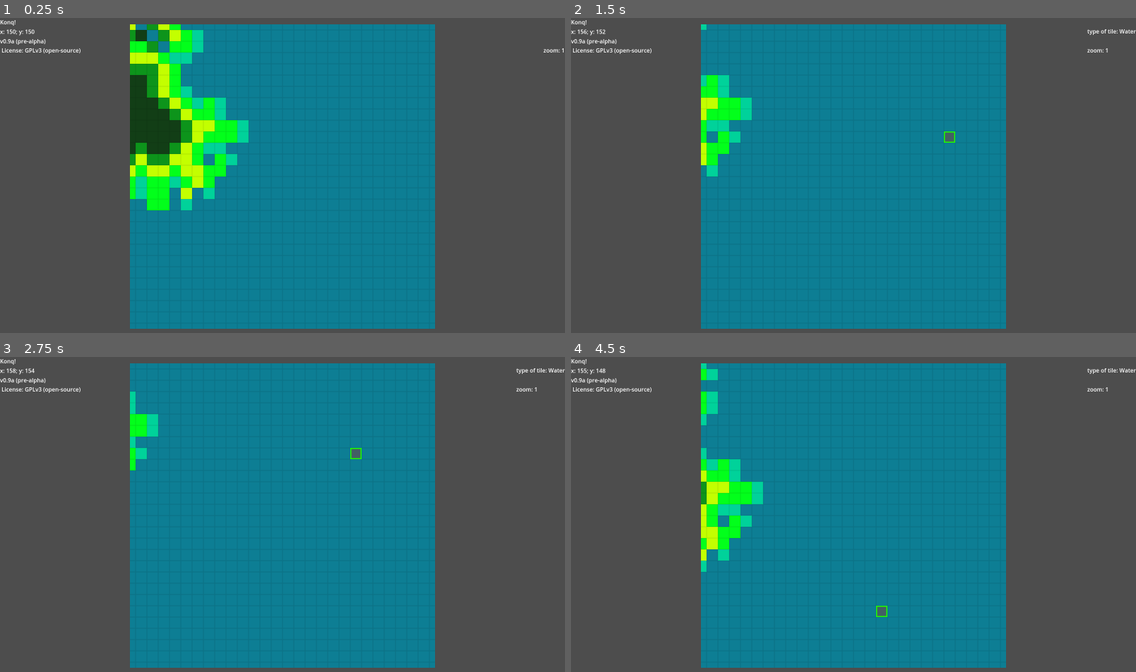
Above: before the commit, frames 1-4 (two rows, left to right).
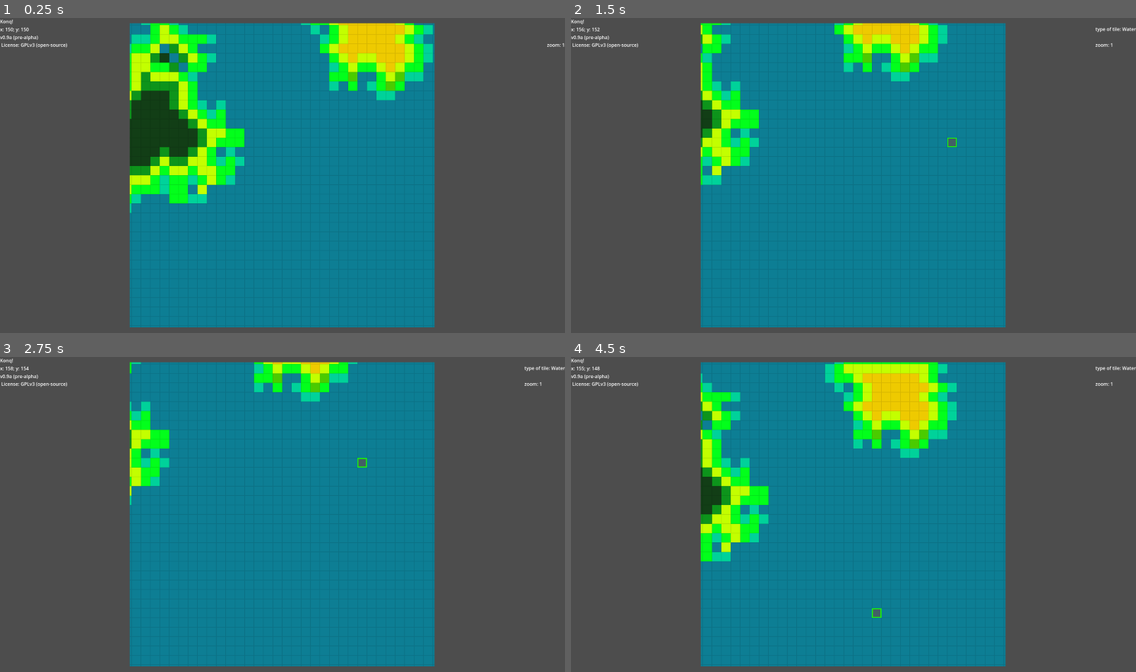
Above: after the commit, the same moments.

Repository: jenca-adam/konq
Game: Godot game, scene res://root.tscn
Same seed, same stepped clock (60 frames per second), same inputs: the game is played once before the commit and once after it.
Inputs (mouse positions are in pixels of both pictures, inside the frame that each line leads up to):
- Up to frame 1 (0.25 s): no input
- Up to frame 2 (1.5 s): tap Enter at 0.5 s; move the mouse to (977, 159) at 0.52 s; hold Right (map_move_right) 0.53-1.28 s; click (977, 159) at 0.67 s; tap 0 (map_zoom_reset) at 1.25 s; move the mouse to (740, 191) at 1.27 s; hold Down (map_move_down) from 1.28 s (still down)
- Up to frame 3 (2.75 s): tap 0 (map_zoom_reset) at 2 s; move the mouse to (339, 445) at 2.02 s; release Down (map_move_down) at 2.03 s; hold Right (map_move_right) from 2.03 s (still down)
- Up to frame 4 (4.5 s): tap 0 (map_zoom_reset) at 2.75, 3.5 s; move the mouse to (825, 577) at 2.77 s; release Right (map_move_right) at 2.78 s; hold Up (map_move_up) 2.78-3.53 s; click (825, 577) at 2.92 s; move the mouse to (1023, 561) at 3.52 s; hold Left (map_move_left) from 3.53 s (still down); tap Escape (close_dialog) at 4.15 s; move the mouse to (684, 467) at 4.27 s

The runs differ from the first frame. In frame 1, 11% of the frame differs, in the area x 0-100%, y 0-99%; in frame 2, 6.5%; in frame 3, 4.0%; in frame 4, 9.9%.

Commit message:
fixed zooming, made the special button kinda work

Diff:
--- a/konq/build_dialog_entry.tscn
+++ b/konq/build_dialog_entry.tscn
@@ -47,6 +47,7 @@
 "
 
 [node name="img" type="TextureRect" parent="panel/margin_inner/horizontal_spacing/name/title"]
+texture_filter = 1
 layout_mode = 2
 texture = ExtResource("2_dbk8m")
 stretch_mode = 5
--- a/konq/build_dialog_viewport.gd
+++ b/konq/build_dialog_viewport.gd
@@ -11,11 +11,21 @@
 		if $/root/root.buildings_map[new_t.y][new_t.x] == game.TILE_BUILDING_PORT:
 			return [true, "Build"]
 	return [false, "Not next to a Port"]
+var CAN_PLACE={
+	game.TILE_BUILDING_SHIPYARD: can_place_shipyard
+}
+func create_building_struct(tile_id):
+	return [game.TILE_NAMES[tile_id], game.TILE_DESCRIPTIONS.get(tile_id, "No description available."), tile_id, CAN_PLACE.get(tile_id, always_enable)]
+@onready
+var BUILDING_FISHING_SITE=create_building_struct(game.TILE_BUILDING_FISHING_SITE)
+@onready
+var BUILDING_PORT=create_building_struct(game.TILE_BUILDING_PORT)
+@onready
+var BUILDING_LUMBERJACKS_LODGE=create_building_struct(game.TILE_BUILDING_LUMBERJACKS_LODGE)
+@onready
+var BUILDING_SHIPYARD=create_building_struct(game.TILE_BUILDING_SHIPYARD)
 
-
-var BUILDING_FISHING_SITE=["Fishing site", "Allows gathering of Fish", game.TILE_BUILDING_FISHING_SITE, always_enable]
-var BUILDING_PORT=["Port", "Lets ships go to sea", game.TILE_BUILDING_PORT, always_enable]
-var BUILDING_SHIPYARD=["Shipyard", "Allows the construction of ships. Must be built next to a port.", game.TILE_BUILDING_SHIPYARD, can_place_shipyard]
+@onready
 var AVAILABLE_BUILDINGS={
 	game.TILE_WATER: [
 		BUILDING_FISHING_SITE,
@@ -26,6 +36,12 @@
 		BUILDING_FISHING_SITE,
 		BUILDING_SHIPYARD,
 	],
+	game.TILE_FOREST: [
+		BUILDING_LUMBERJACKS_LODGE,
+	],
+	game.TILE_JUNGLE: [
+		BUILDING_LUMBERJACKS_LODGE
+	]
 }
 func get_tile_texture(tileid):
 	return tset.get_source(tileid).texture
@@ -36,7 +52,7 @@
 	var sgn:Signal=entry.setup(entry_name,entry_dsc,entry_tileid,texture,enabled)
 	sgn.connect(func():close();get_tree().get_root().get_node("root").build_building.emit(entry_tileid))
 	$scroll/entries.add_child(entry)
-func create_entries(tile_type,tile):
+func create_entries(tile_type,tile, map):
 	print(tile_type)
 	var entries=$scroll/entries
 	for entry in entries.get_children():
@@ -60,3 +76,7 @@
 # Called every frame. 'delta' is the elapsed time since the previous frame.
 func _process(delta):
 	pass
+
+
+func _on_cancel_build_pressed():
+	close()
--- /dev/null
+++ b/konq/buildings.gd
@@ -0,0 +1,10 @@
+extends Node
+const game = preload("res://root.gd")
+const TILEID_CLASSES={
+	game.TILE_BUILDING_LUMBERJACKS_LODGE : "LumberjacksLodge",
+	game.TILE_BUILDING_FISHING_SITE: "FishingSite"
+}
+const TILEID_SCENES = {
+	game.TILE_BUILDING_LUMBERJACKS_LODGE: "res://gathering_unit.tscn",
+	game.TILE_BUILDING_FISHING_SITE: "res://gathering_unit.tscn"
+}
--- /dev/null
+++ b/konq/cam.gd
@@ -0,0 +1,22 @@
+extends Camera2D
+@export
+var ZOOM_FACTOR=0.5
+# Function to zoom at a specific point
+func zoom_at_point(target_point: Vector2, zoom_factor: float):
+	# Current zoom and offset
+	print("TP", target_point)
+	print(target_point+offset-get_viewport_rect().size/2)
+
+
+
+	# Calculate the new zoom
+	var new_zoom = zoom * zoom_factor
+	var viewport_size=get_viewport_rect().size
+	var new_offset =  lerp(offset,(target_point + offset - viewport_size/ 2),min(1,ZOOM_FACTOR/zoom.x))
+
+
+	# Apply the new zoom and offset
+	zoom = new_zoom
+	offset = new_offset
+
+# Example usage
--- /dev/null
+++ b/konq/fishing_site.gd
@@ -0,0 +1,26 @@
+class_name FishingSite extends "res://gathering_unit_cls.gd"
+var pos
+var map
+
+
+func get_modifiers():
+	return [1,1.2,1.5,1.7,2,2.3,2.5]
+func get_upgrade_costs():
+	return [100, 150, 200, 250, 300,400,500,600,700]
+func get_unit_id():
+	return 28
+func get_unit_name():
+	return "FishingSite"
+
+func get_material():
+	return "res://fishing.png"
+func get_income():
+	return 1
+
+
+func _ready():
+	pass
+
+func _init(p,m):
+	pos=p
+	map=m
--- /dev/null
+++ b/konq/gathering_unit.gd
@@ -0,0 +1,20 @@
+extends Panel
+const HOWMUCH_FMT="This %s makes %d [img]%s[/img] per turn."
+
+func setup(unit_name, unit_desc, income, unit_img, material_img, upgrade_cost):
+	$vbox/title/UNIT_NAME.text=unit_name
+	$vbox/title/UNIT_IMG.texture=unit_img
+	$vbox/MarginContainer/Panel/MarginContainer/HBoxContainer/UNIT_IMG.texture=unit_img
+	$vbox/MarginContainer/Panel/MarginContainer/HBoxContainer/VBoxContainer/UNIT_DESC.text=unit_desc
+	$vbox/MarginContainer/Panel/MarginContainer/HBoxContainer/VBoxContainer2/B_UPGRADE.text="%s Upgrade"%upgrade_cost
+	$vbox/MarginContainer/Panel/MarginContainer/HBoxContainer/VBoxContainer/UNIT_HOWMUCH.text=HOWMUCH_FMT%[unit_name, income, material_img]
+
+
+# Called when the node enters the scene tree for the first time.
+func _ready():
+	pass # Replace with function body.
+
+
+# Called every frame. 'delta' is the elapsed time since the previous frame.
+func _process(delta):
+	pass
--- /dev/null
+++ b/konq/gathering_unit.tscn
@@ -0,0 +1,129 @@
+[gd_scene load_steps=6 format=3 uid="uid://dg4p3hsiqtxq2"]
+
+[ext_resource type="Script" path="res://gathering_unit.gd" id="1_a6ni3"]
+[ext_resource type="Texture2D" uid="uid://byew07yex5j5k" path="res://carpenter.png" id="2_fbypp"]
+[ext_resource type="Texture2D" uid="uid://kdotsphloq42" path="res://coins.png" id="3_ho4n4"]
+
+[sub_resource type="StyleBoxFlat" id="StyleBoxFlat_spvlx"]
+bg_color = Color(0.241156, 0.241156, 0.241156, 1)
+corner_radius_top_left = 10
+corner_radius_top_right = 10
+corner_radius_bottom_right = 10
+corner_radius_bottom_left = 10
+corner_detail = 20
+
+[sub_resource type="StyleBoxFlat" id="StyleBoxFlat_n08rl"]
+bg_color = Color(0.435192, 0.435192, 0.435192, 1)
+border_color = Color(0.497474, 0.497474, 0.497473, 1)
+corner_radius_top_left = 10
+corner_radius_top_right = 10
+corner_radius_bottom_right = 10
+corner_radius_bottom_left = 10
+
+[node name="gathering_unit" type="Panel"]
+anchors_preset = 15
+anchor_right = 1.0
+anchor_bottom = 1.0
+offset_right = -840.0
+grow_horizontal = 2
+grow_vertical = 2
+size_flags_horizontal = 3
+size_flags_vertical = 3
+theme_override_styles/panel = SubResource("StyleBoxFlat_spvlx")
+script = ExtResource("1_a6ni3")
+
+[node name="vbox" type="VBoxContainer" parent="."]
+layout_mode = 0
+offset_right = 1080.0
+offset_bottom = 216.0
+alignment = 1
+
+[node name="title" type="HBoxContainer" parent="vbox"]
+layout_mode = 2
+alignment = 1
+
+[node name="UNIT_IMG" type="TextureRect" parent="vbox/title"]
+texture_filter = 1
+layout_mode = 2
+texture = ExtResource("2_fbypp")
+expand_mode = 2
+
+[node name="UNIT_NAME" type="Label" parent="vbox/title"]
+layout_mode = 2
+size_flags_horizontal = 4
+size_flags_vertical = 0
+theme_override_font_sizes/font_size = 55
+text = "UNIT_NAME
+"
+
+[node name="MarginContainer" type="MarginContainer" parent="vbox"]
+layout_mode = 2
+size_flags_vertical = 3
+theme_override_constants/margin_left = 10
+theme_override_constants/margin_top = 10
+theme_override_constants/margin_right = 10
+theme_override_constants/margin_bottom = 10
+
+[node name="Panel" type="Panel" parent="vbox/MarginContainer"]
+layout_mode = 2
+theme_override_styles/panel = SubResource("StyleBoxFlat_n08rl")
+
+[node name="MarginContainer" type="MarginContainer" parent="vbox/MarginContainer/Panel"]
+layout_mode = 2
+offset_right = 1060.0
+offset_bottom = 115.0
+theme_override_constants/margin_left = 10
+theme_override_constants/margin_top = 10
+theme_override_constants/margin_right = 10
+theme_override_constants/margin_bottom = 10
+
+[node name="HBoxContainer" type="HBoxContainer" parent="vbox/MarginContainer/Panel/MarginContainer"]
+layout_mode = 2
+
+[node name="UNIT_IMG" type="TextureRect" parent="vbox/MarginContainer/Panel/MarginContainer/HBoxContainer"]
+texture_filter = 1
+layout_mode = 2
+size_flags_horizontal = 0
+texture = ExtResource("2_fbypp")
+expand_mode = 2
+
+[node name="VBoxContainer" type="VBoxContainer" parent="vbox/MarginContainer/Panel/MarginContainer/HBoxContainer"]
+layout_mode = 2
+size_flags_horizontal = 3
+size_flags_vertical = 4
+
+[node name="UNIT_DESC" type="RichTextLabel" parent="vbox/MarginContainer/Panel/MarginContainer/HBoxContainer/VBoxContainer"]
+layout_mode = 2
+size_flags_vertical = 3
+theme_override_font_sizes/normal_font_size = 20
+text = "UNIT_DESC
+"
+fit_content = true
+scroll_active = false
+
+[node name="UNIT_HOWMUCH" type="RichTextLabel" parent="vbox/MarginContainer/Panel/MarginContainer/HBoxContainer/VBoxContainer"]
+layout_mode = 2
+theme_override_font_sizes/normal_font_size = 20
+bbcode_enabled = true
+text = "This (UNIT_NAME) is making (INCOME) (IMG) per turn"
+fit_content = true
+scroll_active = false
+autowrap_mode = 0
+
+[node name="VBoxContainer2" type="VBoxContainer" parent="vbox/MarginContainer/Panel/MarginContainer/HBoxContainer"]
+layout_mode = 2
+size_flags_horizontal = 8
+
+[node name="B_UPGRADE" type="Button" parent="vbox/MarginContainer/Panel/MarginContainer/HBoxContainer/VBoxContainer2"]
+layout_mode = 2
+size_flags_horizontal = 10
+size_flags_vertical = 4
+theme_override_font_sizes/font_size = 20
+text = "(PRICE) Upgrade"
+icon = ExtResource("3_ho4n4")
+
+[node name="B_CVG" type="Button" parent="vbox/MarginContainer/Panel/MarginContainer/HBoxContainer/VBoxContainer2"]
+layout_mode = 2
+theme_override_font_sizes/font_size = 20
+text = "Show coverage
+"
--- /dev/null
+++ b/konq/gathering_unit_cls.gd
@@ -0,0 +1,26 @@
+class_name GatheringUnit
+
+var upgrade_lvl = 0
+var income = 0
+const game = preload("res://root.gd")
+const tset:TileSet = preload("res://tilemap.tres")
+
+func get_tile_texture(tileid):
+	return tset.get_source(tileid).texture
+func get_unit_id():
+	pass
+func get_unit_desc():
+	return game.TILE_DESCRIPTIONS.get(get_unit_id(),"No description available")
+func get_income():
+	pass
+func get_modifiers():
+	pass
+func refresh_values():
+	income = get_income()*get_modifiers()[upgrade_lvl]
+func get_material():
+	pass
+func get_upgrade_costs():
+	pass
+func get_args():
+	refresh_values()
+	return [game.TILE_NAMES[get_unit_id()], get_unit_desc(), income, get_tile_texture(get_unit_id()), get_material(), get_upgrade_costs()[upgrade_lvl] ]
--- /dev/null
+++ b/konq/lumberjacks_lodge.gd
@@ -0,0 +1,26 @@
+class_name LumberjacksLodge extends "res://gathering_unit_cls.gd"
+var pos
+var map
+
+
+func get_modifiers():
+	return [1,1.2,1.5,1.7,2,2.3,2.5]
+func get_upgrade_costs():
+	return [100, 150, 200, 250, 300,400,500,600,700]
+func get_unit_id():
+	return 31
+func get_unit_name():
+	return "Lumberjack's Lodge"
+
+func get_material():
+	return "res://wood.png"
+func get_income():
+	return 1
+
+
+func _ready():
+	pass
+
+func _init(p,m):
+	pos=p
+	map=m
--- a/konq/project.godot
+++ b/konq/project.godot
@@ -20,10 +20,9 @@
 
 [display]
 
-window/size/viewport_width=1600
-window/size/viewport_height=900
+window/size/viewport_width=1920
+window/size/viewport_height=1080
 window/size/mode=3
-window/size/borderless=true
 window/stretch/mode="viewport"
 window/stretch/aspect="ignore"
 
@@ -84,3 +83,4 @@
 
 renderer/rendering_method="gl_compatibility"
 renderer/rendering_method.mobile="gl_compatibility"
+2d/snap/snap_2d_vertices_to_pixel=true
--- a/konq/root.gd
+++ b/konq/root.gd
@@ -1,6 +1,8 @@
 extends Node2D
+
 var map=[]
 var buildings_map=[]
+var building_classes_map=[]
 var terrain_map=[]
 var map_node_zoom_0_pos
 var tileSize
@@ -72,6 +74,7 @@
 const TILE_BUILDING_FISHING_SITE=28
 const TILE_BUILDING_PORT=29
 const TILE_BUILDING_SHIPYARD=30
+const TILE_BUILDING_LUMBERJACKS_LODGE=31
 const TILE_HILLS_OVERLAY=61
 const TILE_MOUNTAINS_OVERLAY=62
 const TILE_SELECTED=63
@@ -111,7 +114,14 @@
 	TILE_MARSHES: "Marshes",
 	TILE_BUILDING_FISHING_SITE: "Fishing Site",
 	TILE_BUILDING_PORT: "Port",
-	TILE_BUILDING_SHIPYARD: "Shipyard"
+	TILE_BUILDING_SHIPYARD: "Shipyard",
+	TILE_BUILDING_LUMBERJACKS_LODGE: "Lumberjack's Lodge",
+}
+const TILE_DESCRIPTIONS = {
+	TILE_BUILDING_FISHING_SITE: "Gathers Fish in its area",
+	TILE_BUILDING_PORT: "Lets ships go to sea",
+	TILE_BUILDING_SHIPYARD: "Allows the construction of ships. Must be built next to a Port.",
+	TILE_BUILDING_LUMBERJACKS_LODGE: "Gathers Wood in its area"
 }
 const CLIMATE_NAMES={
 	CLIMATE_COLD:"Cold",
@@ -119,6 +129,10 @@
 	CLIMATE_TROPICAL:"Tropical"
 }
 const no = preload("res://no.png")
+var CLASSMAP = {
+	"LumberjacksLodge":LumberjacksLodge,
+	"FishingSite":FishingSite,
+}
 var tileToIslandMap={}
 var islandDetails=[]
 @export
@@ -131,16 +145,21 @@
 var minNIslands:int
 @export
 var maxNIslands:int
+@onready
+var buildings = load("res://buildings.gd")
+func zoom_at(zoomdiff, point):
+	pass
 func _input(event):
 	if mapActive:
 		if Input.is_action_pressed("map_move_up"):
 			#if posy>ceil($map_viewport.size.y/zoom/tileSize/2.0):
-			map_node.translate(Vector2(0,tileSize))
+			$map_viewport/cam.offset-=(Vector2(0,tileSize))
 			posy-=1
 		if Input.is_action_pressed("map_move_down"):
 			#print(map_node.position.y,-mapSize*tileSize)
 			#if map_node.position.y>((-mapSize+1)*tileSize+get_viewport_rect().size.y/zoom):
-			map_node.translate(Vector2(0,-tileSize))
+			#map_node.translate(Vector2(0,-tileSize))
+			$map_viewport/cam.offset-=(Vector2(0,-tileSize))
 			posy+=1
 		if Input.is_action_just_pressed("regenerate"):
 
@@ -150,24 +169,34 @@
 			#print(mapSize-posx)
 			#print($map_viewport.size.x*zoom/tileSize/2.0)
 			#if (mapSize-posx)>ceil($map_viewport.size.x/zoom/tileSize/2.0):
-			map_node.translate(Vector2(-tileSize,-0))
+			#map_node.translate(Vector2(-tileSize,-0))
+			$map_viewport/cam.offset-=(Vector2(-tileSize,0))
 			posx+=1
 		if Input.is_action_pressed("map_move_left"):
 			#print($map_viewport.size.x/zoom/tileSize/2.0)
 
-			map_node.translate(Vector2(tileSize,0))
+			$map_viewport/cam.offset-=(Vector2(tileSize,0))
 			posx-=1
 		if Input.is_action_just_pressed("map_zoom_reset"):
 			zoom=1
 			$map_viewport/cam.zoom=Vector2(zoom,zoom)
 		if Input.is_action_just_pressed("map_zoom_full"):
 			#map_node.position=map_node_zoom_0_pos
-			zoom=(864.0/tileSize)/mapSize
+			zoom=(1036.0/tileSize)/mapSize
 			$map_viewport/cam.zoom=Vector2(zoom,zoom)
 		if Input.is_action_pressed("map_zoom_in"):
 			zoom=min(zoom*1.1,10)
-			$map_viewport/cam.zoom=Vector2(zoom,zoom)
-
+			#print((event.position-$TextureRect.position))
+			var oo = $map_viewport/cam.offset
+			$map_viewport/cam.zoom_at_point((event.position-$TextureRect.position), 1.1)
+			var do = $map_viewport/cam.offset-oo
+			### TODO: set posx, posy according to the changed cam offset
+			posx += do.x/tileSize
+			posy += do.y/tileSize
+
+
+			#print(map_node.position)
+			#$map_viewport/cam.z
 			#print(map_node.position)
 		if Input.is_action_pressed("map_zoom_out"):
 
@@ -200,8 +229,8 @@
 	return m
 func add_ice(m):
 	for x in range(mapSize):
-		var upper_dist=randi_range(20,25)
-		var lower_dist=randi_range(20,25)
+		var upper_dist=randi_range(mapSize/15,mapSize/14)
+		var lower_dist=randi_range(mapSize/15,mapSize/14)
 		for y in range(upper_dist):
 			m[y][x]=TILE_ICE
 		for y in range(mapSize-lower_dist,mapSize):
@@ -447,6 +476,7 @@
 	#print(map)
 	terrain_map=empty_map(terrain_map,TILE_EMPTY)
 	buildings_map=empty_map(buildings_map,-1)
+	building_classes_map=empty_map(building_classes_map, null)
 	for i in range(randi_range(minNIslands, maxNIslands)):
 		add_island(map,terrain_map)
 	for i in range(mapSize):
@@ -514,8 +544,8 @@
 	print(get_viewport_rect().size)
 	map_node=$map_viewport/cam/map
 	tileSize=map_node.tile_set.tile_size.x
-	map_node_zoom_0_pos=Vector2((-mapSize/2)*tileSize,(-mapSize/2)*tileSize)
-	map_node.translate(map_node_zoom_0_pos)
+	$map_viewport/cam.offset=-Vector2((-mapSize/2)*tileSize,(-mapSize/2)*tileSize)
+	#map_node.translate(map_node_zoom_0_pos)
 	posx=mapSize/2
 	posy=mapSize/2
 	update_labels()
@@ -539,18 +569,24 @@
 
 
 func _on_build_button_pressed():
-	print($build_dialog_container/build_dialog_viewport.create_entries)
-	$build_dialog_container/build_dialog_viewport.create_entries(map[currentTile.y][currentTile.x], currentTile)
+
+	$build_dialog_container/build_dialog_viewport.create_entries(map[currentTile.y][currentTile.x], currentTile, map)
 	$build_dialog_container.show()
 	mapActive=false
 
-
+func _on_special_button_pressed():
+
+	$special_dialog_container/special_dialog_viewport.create_entries(buildings_map[currentTile.y][currentTile.x], currentTile, map)
+	$special_dialog_container.show()
+	mapActive=false
 func _on_dialog_closed():
 	mapActive=true
 
 
 func _on_build_building(building):
+	print(buildings.TILEID_SCENES)
 	buildings_map[currentTile.y][currentTile.x]=building
+	building_classes_map[currentTile.y][currentTile.x]=CLASSMAP[buildings.TILEID_CLASSES[building]].new(currentTile, map)
 	map_node.set_cell(2,currentTile,building,Vector2i(0,0))
 	update_labels()
 
--- a/konq/root.tscn
+++ b/konq/root.tscn
@@ -1,13 +1,16 @@
-[gd_scene load_steps=11 format=3 uid="uid://boei2k7sjeamr"]
+[gd_scene load_steps=14 format=3 uid="uid://boei2k7sjeamr"]
 
 [ext_resource type="Script" path="res://root.gd" id="1_q334g"]
 [ext_resource type="Texture2D" uid="uid://bvfgc6ua7v52w" path="res://water.png" id="2_jbic1"]
+[ext_resource type="Script" path="res://cam.gd" id="2_k5sxv"]
 [ext_resource type="Script" path="res://map.gd" id="3_in0ut"]
 [ext_resource type="TileSet" uid="uid://bun6iegpmxpr1" path="res://tilemap.tres" id="3_t2r5s"]
 [ext_resource type="Texture2D" uid="uid://c7gqanr4ltbjc" path="res://build.png" id="5_nsrlx"]
 [ext_resource type="Texture2D" uid="uid://bdo0oqc2wehvu" path="res://no.png" id="6_1502a"]
 [ext_resource type="Texture2D" uid="uid://chj2jdtnjukip" path="res://info.png" id="6_jyehc"]
 [ext_resource type="Texture2D" uid="uid://c48j40cueh1ht" path="res://demolish.png" id="7_7r7xq"]
+[ext_resource type="Script" path="res://special_dialog_viewport.gd" id="10_ddglg"]
+[ext_resource type="PackedScene" uid="uid://dg4p3hsiqtxq2" path="res://gathering_unit.tscn" id="12_b3ltj"]
 [ext_resource type="Script" path="res://build_dialog_viewport.gd" id="35_0jeg8"]
 
 [sub_resource type="ViewportTexture" id="ViewportTexture_oqmv7"]
@@ -18,13 +21,17 @@
 mapSize = 300
 minIslandIterations = 10
 maxIslandIterations = 20
-minNIslands = 90
-maxNIslands = 120
+minNIslands = 100
+maxNIslands = 150
 
 [node name="map_viewport" type="SubViewport" parent="."]
-size = Vector2i(864, 864)
+disable_3d = true
+size = Vector2i(1036, 1036)
 
 [node name="cam" type="Camera2D" parent="map_viewport"]
+ignore_rotation = false
+process_callback = 0
+script = ExtResource("2_k5sxv")
 
 [node name="w" type="TextureRect" parent="map_viewport/cam"]
 offset_left = -500000.0
@@ -42,10 +49,11 @@
 layer_1/z_index = 1
 layer_1/tile_data = PackedInt32Array()
 layer_2/name = "buildings"
-layer_2/z_index = 2
+layer_2/z_index = 3
 layer_2/tile_data = PackedInt32Array()
 layer_3/name = "highlights"
-layer_3/z_index = 3
+layer_3/modulate = Color(1, 1, 1, 0.498039)
+layer_3/z_index = 2
 layer_3/tile_data = PackedInt32Array()
 layer_4/name = "overlays"
 layer_4/z_index = 4
@@ -53,15 +61,15 @@
 script = ExtResource("3_in0ut")
 
 [node name="TextureRect" type="TextureRect" parent="."]
-offset_left = 368.0
+offset_left = 441.0
 offset_top = 18.0
-offset_right = 1232.0
-offset_bottom = 882.0
+offset_right = 1477.0
+offset_bottom = 1054.0
 texture = SubResource("ViewportTexture_oqmv7")
 
 [node name="labels" type="HBoxContainer" parent="."]
-offset_right = 1600.0
-offset_bottom = 50.0
+offset_right = 1920.0
+offset_bottom = 103.0
 
 [node name="labels_left" type="VBoxContainer" parent="labels"]
 layout_mode = 2
@@ -144,24 +152,25 @@
 
 [node name="build_dialog_container" type="SubViewportContainer" parent="."]
 visible = false
-offset_left = 350.0
-offset_right = 1250.0
-offset_bottom = 900.0
+offset_left = 420.0
+offset_right = 1500.0
+offset_bottom = 1080.0
+stretch = true
 
 [node name="build_dialog_viewport" type="SubViewport" parent="build_dialog_container"]
 handle_input_locally = false
-size = Vector2i(900, 900)
+size = Vector2i(1080, 1080)
 render_target_update_mode = 0
 script = ExtResource("35_0jeg8")
 
 [node name="bg" type="ColorRect" parent="build_dialog_container/build_dialog_viewport"]
-offset_right = 900.0
-offset_bottom = 900.0
+offset_right = 1080.0
+offset_bottom = 1080.0
 color = Color(0.226707, 0.226707, 0.226707, 0.843137)
 
 [node name="scroll" type="ScrollContainer" parent="build_dialog_container/build_dialog_viewport"]
-offset_right = 900.0
-offset_bottom = 900.0
+offset_right = 1080.0
+offset_bottom = 1080.0
 
 [node name="entries" type="VBoxContainer" parent="build_dialog_container/build_dialog_viewport/scroll"]
 layout_mode = 2
@@ -170,14 +179,46 @@
 
 [node name="title" type="Label" parent="build_dialog_container/build_dialog_viewport/scroll/entries"]
 layout_mode = 2
-size_flags_horizontal = 4
-size_flags_vertical = 1
+size_flags_horizontal = 3
 theme_override_font_sizes/font_size = 55
 text = "Build
 "
+horizontal_alignment = 1
+
+[node name="cancel_build" type="Button" parent="build_dialog_container/build_dialog_viewport"]
+offset_left = 1020.0
+offset_right = 1080.0
+offset_bottom = 31.0
+size_flags_horizontal = 10
+size_flags_vertical = 0
+text = "Cancel"
+
+[node name="special_dialog_container" type="SubViewportContainer" parent="."]
+visible = false
+offset_left = 420.0
+offset_right = 1500.0
+offset_bottom = 1080.0
+stretch = true
+
+[node name="special_dialog_viewport" type="SubViewport" parent="special_dialog_container"]
+handle_input_locally = false
+size = Vector2i(1080, 1080)
+render_target_update_mode = 0
+script = ExtResource("10_ddglg")
+
+[node name="sd_cont" type="BoxContainer" parent="special_dialog_container/special_dialog_viewport"]
+offset_right = 1080.0
+offset_bottom = 1080.0
+size_flags_horizontal = 3
+size_flags_vertical = 3
+
+[node name="gathering_unit" parent="special_dialog_container/special_dialog_viewport/sd_cont" instance=ExtResource("12_b3ltj")]
+layout_mode = 2
 
 [connection signal="build_building" from="." to="." method="_on_build_building"]
 [connection signal="dialog_closed" from="." to="." method="_on_dialog_closed"]
 [connection signal="pressed" from="labels/labels_right/start_button" to="." method="_on_start_button_pressed"]
 [connection signal="pressed" from="labels/labels_right/action_buttons/action_buttons_row_1/build_button" to="." method="_on_build_button_pressed"]
 [connection signal="pressed" from="labels/labels_right/action_buttons/action_buttons_row_1/demolish_button" to="." method="_on_demolish_button_pressed"]
+[connection signal="pressed" from="labels/labels_right/action_buttons/action_buttons_row_2/special_button" to="." method="_on_special_button_pressed"]
+[connection signal="pressed" from="build_dialog_container/build_dialog_viewport/cancel_build" to="build_dialog_container/build_dialog_viewport" method="_on_cancel_build_pressed"]
--- /dev/null
+++ b/konq/special_dialog_viewport.gd
@@ -0,0 +1,37 @@
+extends SubViewport
+
+const tset=preload("res://tilemap.tres")
+const game = preload("res://root.gd")
+const buildings = preload("res://buildings.gd")
+var CLASSMAP = {
+	"LumberjacksLodge":LumberjacksLodge,
+	"FishingSite":FishingSite,
+}
+# Called when the node enters the scene tree for the first time.
+
+func clear():
+	var entries = $sd_cont
+	for entry in entries.get_children():
+		if entry.name!="title":
+			entries.remove_child(entry)
+			entry.queue_free()
+func setup_and_show(sceneN,args):
+	var scene=load(sceneN).instantiate()
+	scene.setup.callv(args)
+	$sd_cont.add_child(scene)
+
+func create_entries(tileid, tilepos, map):
+	clear()
+	setup_and_show(buildings.TILEID_SCENES[tileid], CLASSMAP[buildings.TILEID_CLASSES[tileid]].new(tilepos,map).get_args())
+func get_tile_texture(tileid):
+	return tset.get_source(tileid).texture
+# Called every frame. 'delta' is the elapsed time since the previous frame.
+func _process(delta):
+	pass
+func close():
+	get_parent().hide()
+	get_tree().get_root().get_node("root").dialog_closed.emit()
+
+func _input(event):
+	if Input.is_action_just_pressed("close_dialog") and get_parent().visible:
+		close()
--- a/konq/tilemap.tres
+++ b/konq/tilemap.tres
@@ -29,6 +29,7 @@
 [ext_resource type="Texture2D" uid="uid://c66i6aeonjpyo" path="res://shipyard.png" id="25_kkg28"]
 [ext_resource type="Texture2D" uid="uid://3mju42lrjgw1" path="res://savannah.png" id="25_th2oo"]
 [ext_resource type="Texture2D" uid="uid://bogbj27e1bvga" path="res://hills_overlay.png" id="26_0d03e"]
+[ext_resource type="Texture2D" uid="uid://byew07yex5j5k" path="res://carpenter.png" id="26_hxpst"]
 [ext_resource type="Texture2D" uid="uid://bhdl3bai0fnum" path="res://mountains_overlay.png" id="27_gymyr"]
 [ext_resource type="Texture2D" uid="uid://lhl4fv7qmlt0" path="res://pisspool.png" id="28_u6rck"]
 [ext_resource type="Texture2D" uid="uid://cbut7gy5yqu5e" path="res://empty.png" id="29_prfgg"]
@@ -158,6 +159,11 @@
 
 [sub_resource type="TileSetAtlasSource" id="TileSetAtlasSource_5040i"]
 texture = ExtResource("25_kkg28")
+texture_region_size = Vector2i(32, 32)
+0:0/0 = 0
+
+[sub_resource type="TileSetAtlasSource" id="TileSetAtlasSource_k5unc"]
+texture = ExtResource("26_hxpst")
 texture_region_size = Vector2i(32, 32)
 0:0/0 = 0
 
@@ -248,3 +254,4 @@
 sources/28 = SubResource("TileSetAtlasSource_3whll")
 sources/29 = SubResource("TileSetAtlasSource_nb2cq")
 sources/30 = SubResource("TileSetAtlasSource_5040i")
+sources/31 = SubResource("TileSetAtlasSource_k5unc")
Binary file added: konq/carpenter.png
Not shown, added: konq/carpenter.png.import
Binary file added: konq/coins.png
Not shown, added: konq/coins.png.import
Binary file changed: konq/fishing.png
Not shown: 1 places in konq/tilemap.tres that only renumber resources
Binary file added: konq/wood.png
Not shown, added: konq/wood.png.import
Not shown, added: konq/carpenter.png.kra
Not shown, added: konq/carpenter.png~
Not shown, added: konq/coins.png.kra
Not shown, added: konq/fishing.png~
